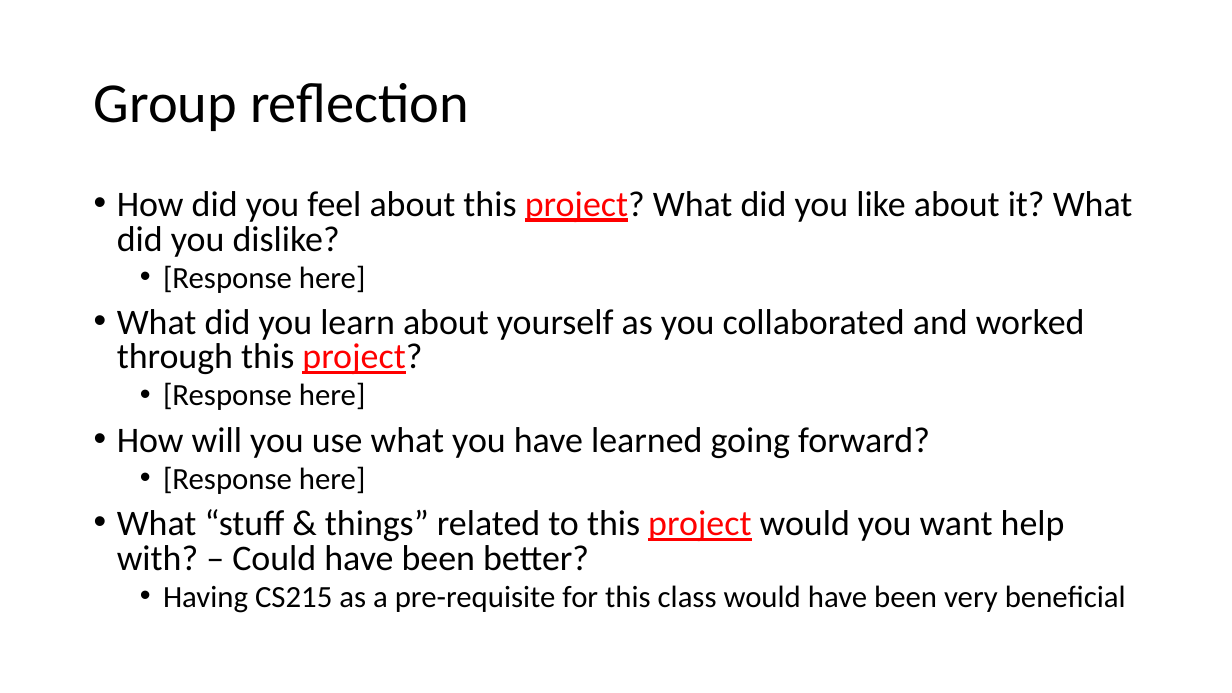
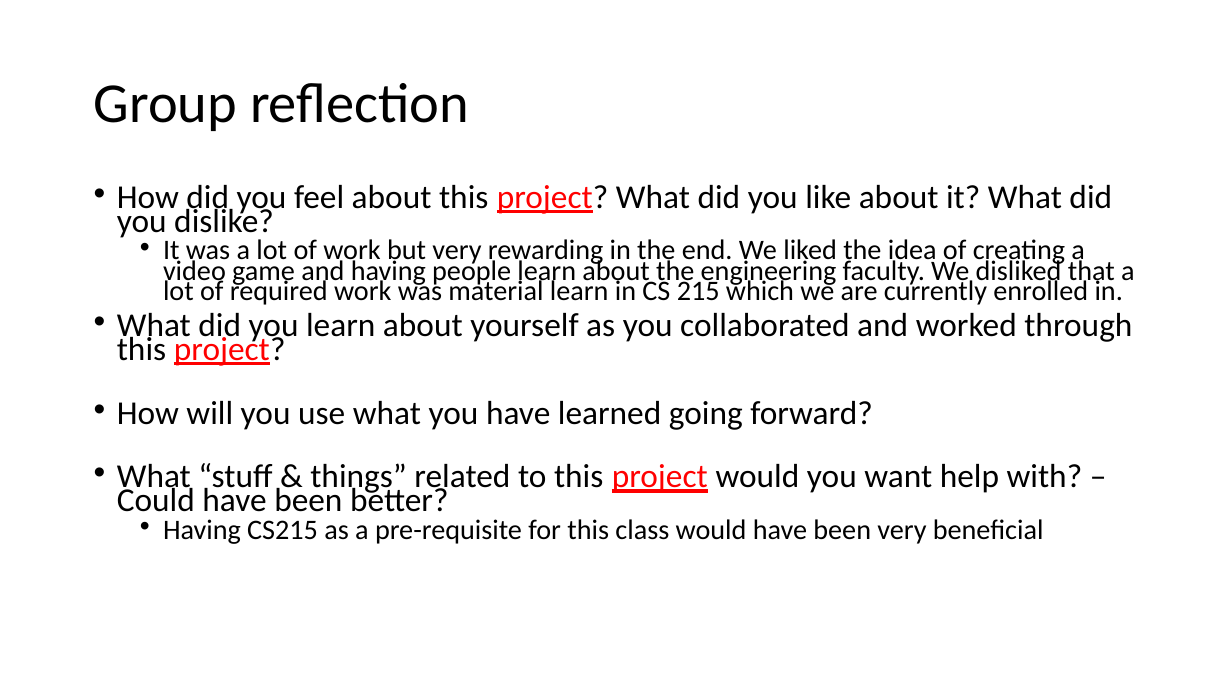
Before and after one commit to Jacobchapman99/ENSE-374-Group07-Project, a slide deck: slide 20 of Milestone4/Milestone 4.ppt. Drawn at 1232x693 pixels with LibreOffice and Linux fonts; fonts in the diff are those of the drawing. Boxes give left, top, right and bottom in pixels: in the first picture for what was removed or moved away, otherwise in the second. Text is boxed around its words. In the diff, an @@ line names an element or a change of style, - is before the commit and + after.

```diff
--- a/Milestone4/Milestone 4.ppt
+++ b/Milestone4/Milestone 4.ppt
@@ text at [117,185,1132,544]: size 28 to 26 pt in "How did you feel about this project? ...", "What did you learn about yourself as ...", "How will you use what you have ...", "What “stuff & things” related to this ..."; size 24 to 22 pt in "Having CS215 as a pre-requisite for this ..."; line spacing 0.8 to 0.6 @@
@@ text at [163,239,1135,305]: text changed; size 24 to 22 pt @@
-  • [Response here]
+  • It was a lot of work but very rewarding in the end. We liked the idea of creating a video game and having people learn about the engineering faculty. We disliked that a lot of required work was material learn in CS 215 which we are currently enrolled in.
@@ text at [163,382,366,410]: paragraph removed @@
-  • [Response here]
@@ text at [163,466,366,494]: paragraph removed @@
-  • [Response here]
```
Also in this commit, not shown: 2 other slides changed.
